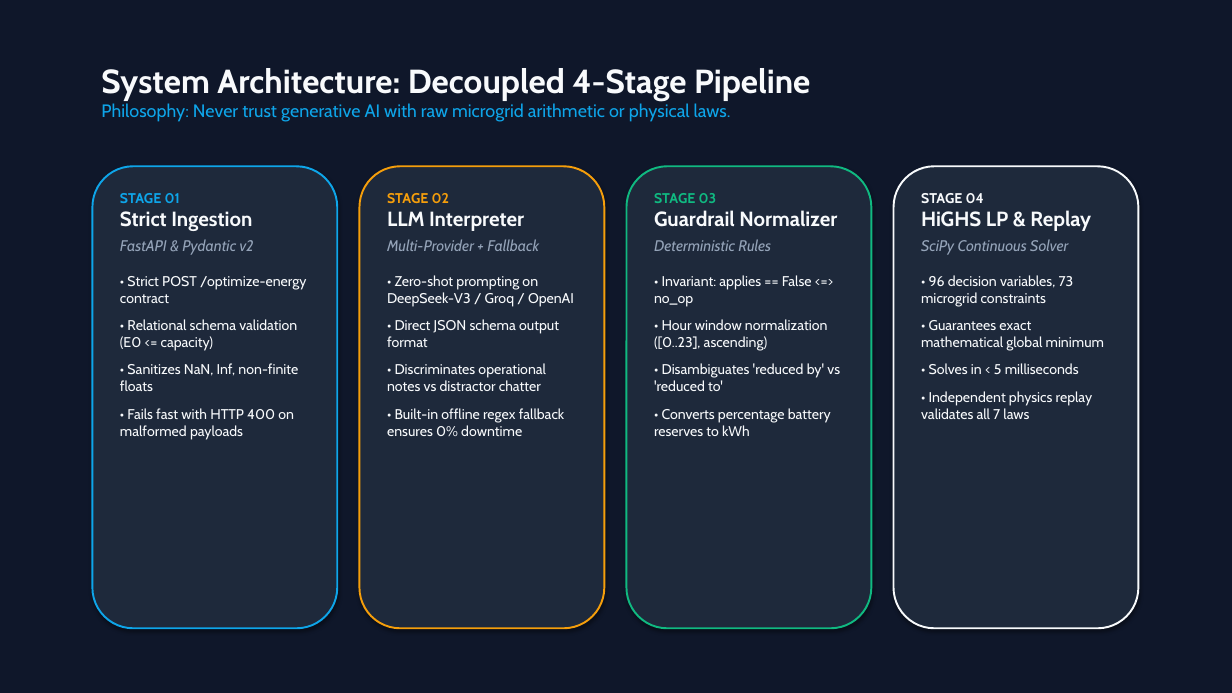
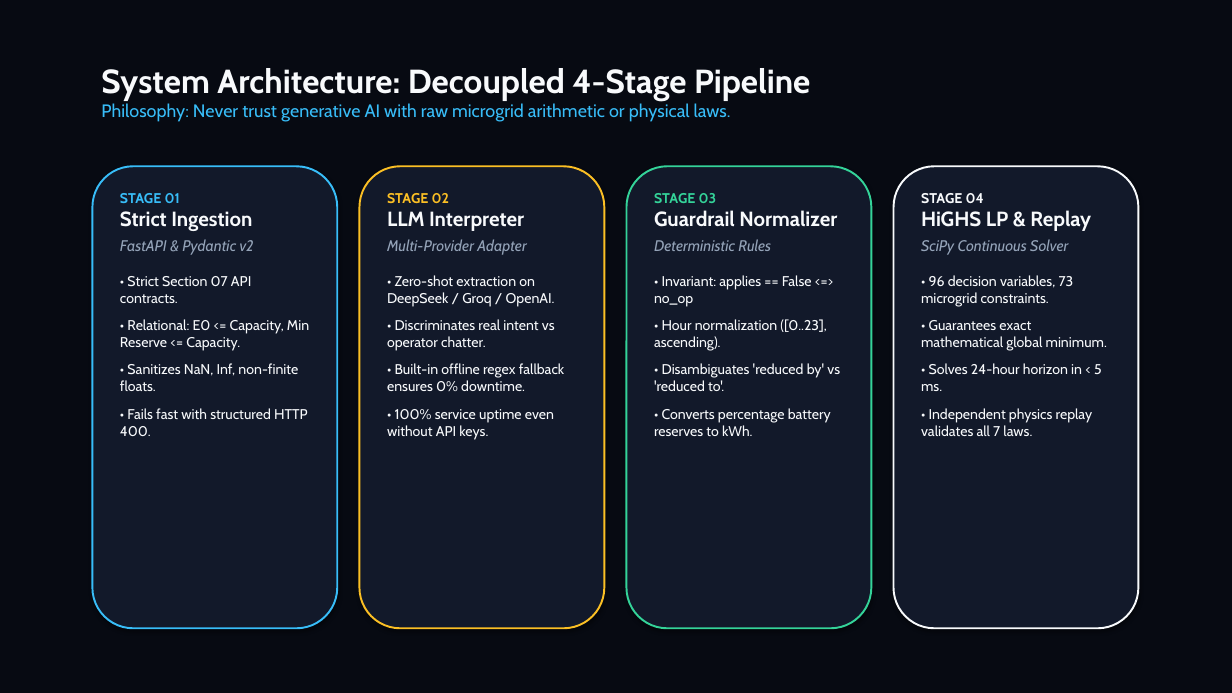
Before and after one commit to happinessisreal/gridwise-energy-optimizer, a slide deck: slide 2 of presentation.pptx. Drawn at 1232x693 pixels with LibreOffice and Linux fonts; fonts in the diff are those of the drawing. Boxes give left, top, right and bottom in pixels: in the first picture for what was removed or moved away, otherwise in the second. Text is boxed around its words. In the diff, an @@ line names an element or a change of style, - is before the commit and + after.

```diff
--- a/presentation.pptx
+++ b/presentation.pptx
@@ rectangle at <box>0,0,1232,693</box>: fill #0F172A to #070A12 @@
@@ text at <box>101,103,731,122</box>: text colour #0EA5E9 to #38BDF8 in "Philosophy: Never trust generative AI with raw ..." @@
@@ rounded rectangle at <box>92,166,337,628</box>: fill #1E293B to #12192A; outline #0EA5E9 1.5 pt to #38BDF8 1.5 pt @@
@@ rounded rectangle at <box>360,166,604,628</box>: fill #1E293B to #12192A; outline #F59E0B 1.5 pt to #FBBF24 1.5 pt @@
@@ rounded rectangle at <box>627,166,872,628</box>: fill #1E293B to #12192A; outline #10B981 1.5 pt to #34D399 1.5 pt @@
@@ rounded rectangle at <box>894,166,1139,628</box>: fill #1E293B to #12192A @@
@@ text at <box>120,193,180,203</box>: text colour #0EA5E9 to #38BDF8 in "STAGE 01" @@
@@ text at <box>387,193,449,203</box>: text colour #F59E0B to #FBBF24 in "STAGE 02" @@
@@ text at <box>654,193,717,203</box>: text colour #10B981 to #34D399 in "STAGE 03" @@
@@ text at <box>387,239,564,439</box>: text changed @@
-Multi-Provider + Fallback
-• Zero-shot prompting on DeepSeek-V3 / Groq / OpenAI
-• Direct JSON schema output format
-• Discriminates operational notes vs distractor chatter
-• Built-in offline regex fallback ensures 0% downtime
+Multi-Provider Adapter
+• Zero-shot extraction on DeepSeek / Groq / OpenAI.
+• Discriminates real intent vs operator chatter.
+• Built-in offline regex fallback ensures 0% downtime.
+• 100% service uptime even without API keys.
@@ text at <box>120,276,309,436</box>: text changed @@
-• Strict POST /optimize-energy contract
-• Relational schema validation (E0 <= capacity)
-• Sanitizes NaN, Inf, non-finite floats
-• Fails fast with HTTP 400 on malformed payloads
+• Strict Section 07 API contracts.
+• Relational: E0 <= Capacity, Min Reserve <= Capacity.
+• Sanitizes NaN, Inf, non-finite floats.
+• Fails fast with structured HTTP 400.
@@ text at <box>921,275,1107,436</box>: text changed @@
-• 96 decision variables, 73 microgrid constraints
-• Guarantees exact mathematical global minimum
-• Solves in < 5 milliseconds
-• Independent physics replay validates all 7 laws
+• 96 decision variables, 73 microgrid constraints.
+• Guarantees exact mathematical global minimum.
+• Solves 24-hour horizon in < 5 ms.
+• Independent physics replay validates all 7 laws.
@@ text at <box>654,319,840,436</box>: text changed @@
-• Hour window normalization ([0..23], ascending)
-• Disambiguates 'reduced by' vs 'reduced to'
-• Converts percentage battery reserves to kWh
+• Hour normalization ([0..23], ascending).
+• Disambiguates 'reduced by' vs 'reduced to'.
+• Converts percentage battery reserves to kWh.
```
Also in this commit, not shown: 5 other slides changed, 4 other files.
